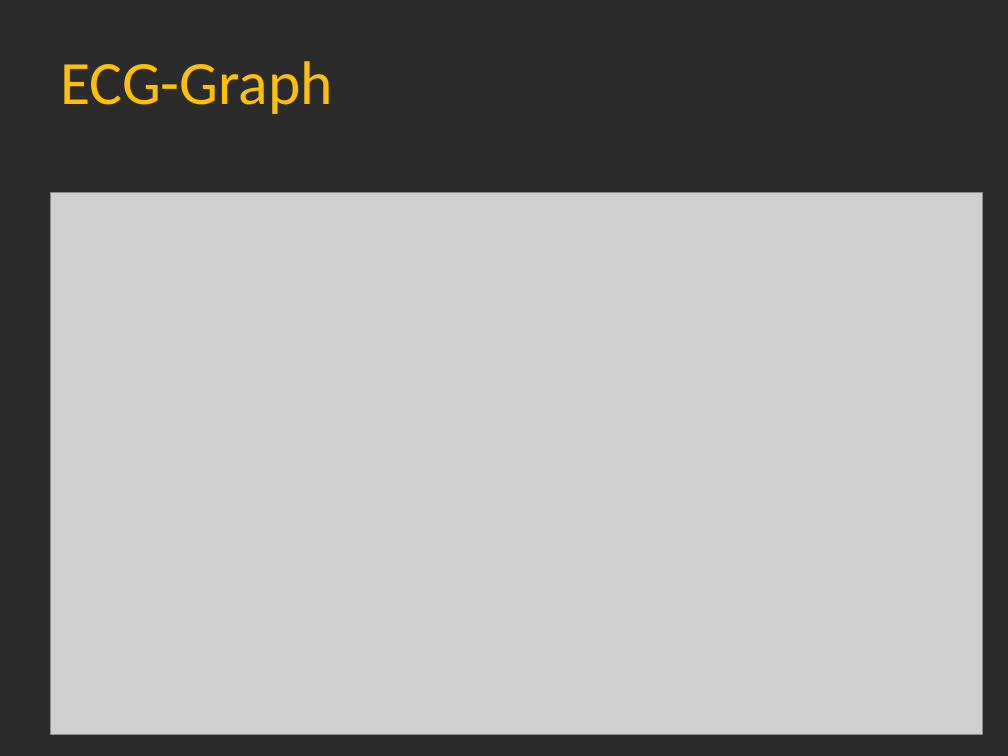
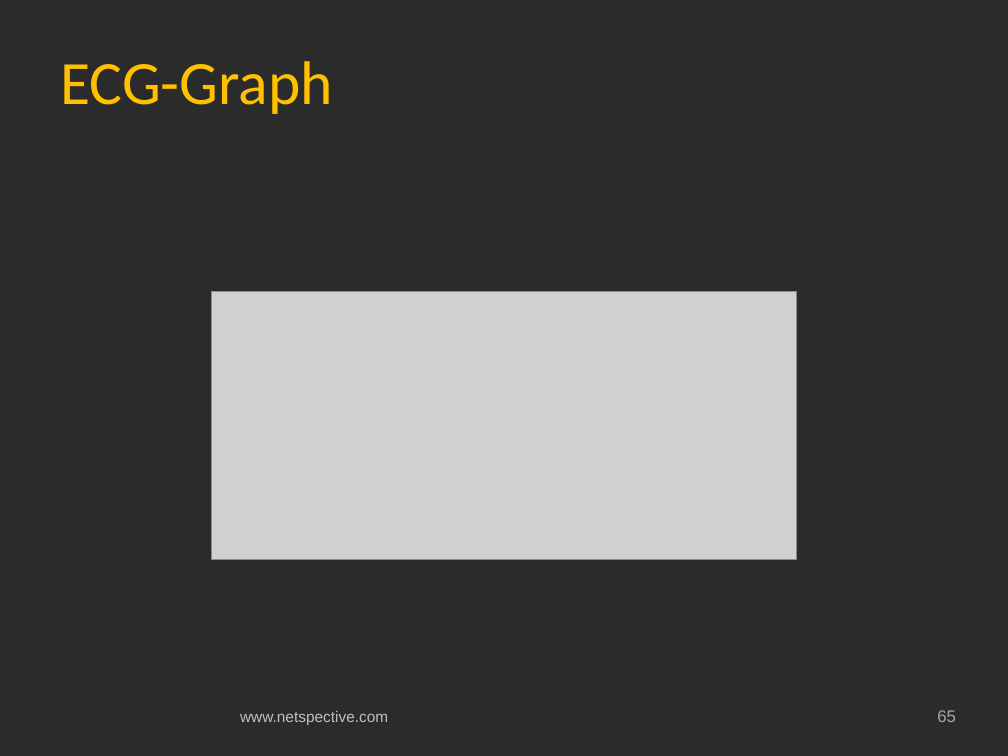
Before and after one commit to netspective/fluent, a slide deck: slide 65 of support/documents/Covidien Gateway Prototype Project Status and Plan.pptx (slide 70 before the commit). Drawn at 1008x756 pixels with LibreOffice and Linux fonts; fonts in the diff are those of the drawing; grey boxes stand for pictures; background and template pictures are left out; a plain dark background stands for a picture behind light text. Boxes give left, top, right and bottom in pixels: in the first picture for what was removed or moved away, otherwise in the second. Text is boxed around its words. In the diff, an @@ line names an element or a change of style, - is before the commit and + after.

```diff
--- a/support/documents/Covidien Gateway Prototype Project Status and Plan.pptx
+++ b/support/documents/Covidien Gateway Prototype Project Status and Plan.pptx
@@ picture: place and size @@
-picture at (50, 193, 983, 734)
+picture at (212, 292, 796, 560)
@@ text added at (240, 711, 388, 725), 11 pt, text #BFBFBF @@
+www.netspective.com
@@ page number added at (937, 710, 956, 722), 12 pt, text #A6A6A6 @@
+65
```
Also in this commit, not shown: 2 other slides changed, 5 slides removed, 1 other file.
